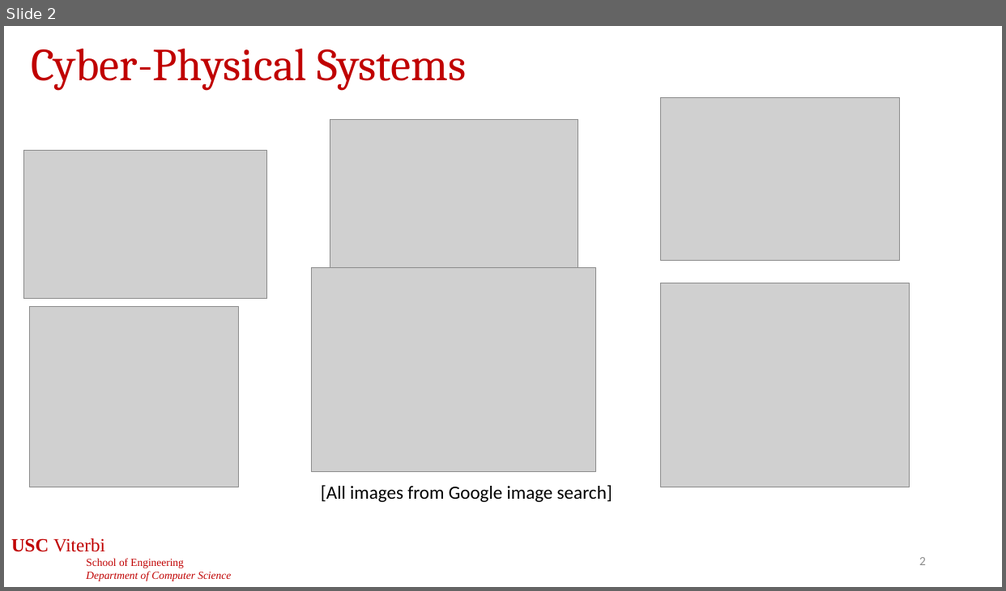
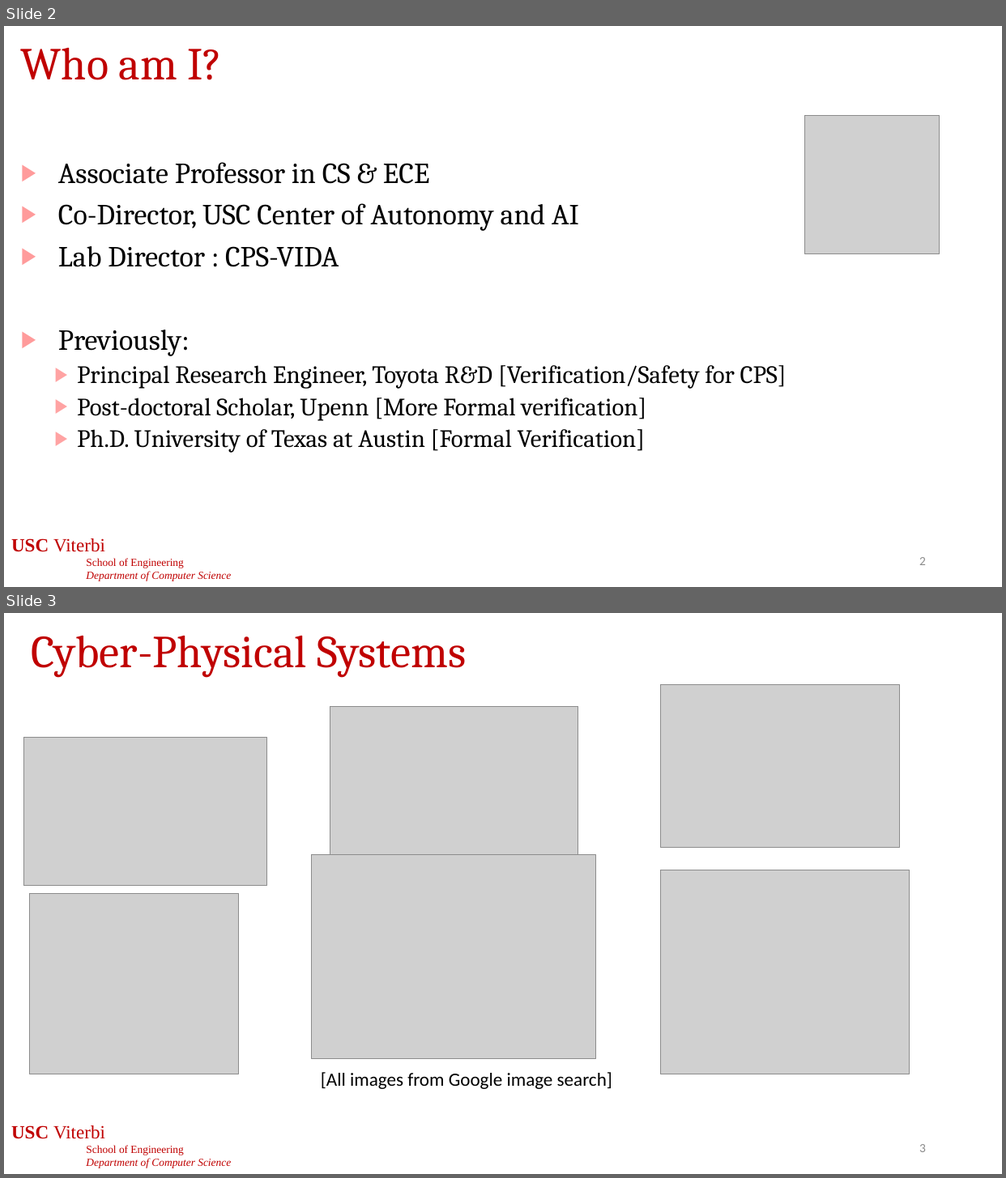
Before and after one commit to jdeshmukh/jdeshmukh.github.io, a slide deck: teaching/cs513-autocps-fall-2026/slides/1-CourseIntro.pptx. Shown one above the other, each under a label of ours: slide 2 before the commit, slides 2 and 3 after it. The pictures are 1006x591 and 1006x1178 pixels, drawn with LibreOffice and Linux fonts; fonts in the diff are those of the drawing; grey boxes stand for pictures; background and template pictures are left out. Boxes give left, top, right and bottom in pixels: in the first picture for what was removed or moved away, otherwise in the second. Text is boxed around its words. In the diff, an @@ line names an element or a change of style, - is before the commit and + after.

```diff
--- a/teaching/cs513-autocps-fall-2026/slides/1-CourseIntro.pptx
+++ b/teaching/cs513-autocps-fall-2026/slides/1-CourseIntro.pptx
@@ slide 2 added at [4, 26, 1002, 587], background #FFFFFF; not listed: 2 template elements that a slide beside it also shows @@
@@ title added at [21, 47, 223, 80], 44 pt, text #C00000 @@
+Who am I?
@@ picture added at [805, 116, 940, 254] @@
@@ text added at [58, 162, 786, 453], 24 pt, text #000000 @@
+▶ Associate Professor in CS & ECE
+▶ Co-Director, USC Center of Autonomy and AI
+▶ Lab Director : CPS-VIDA
+▶ Previously:
+  ▶ Principal Research Engineer, Toyota R&D [Verification/Safety for CPS]
+  ▶ Post-doctoral Scholar, Upenn [More Formal verification]
+  ▶ Ph.D. University of Texas at Austin [Formal Verification]
@@ page number added at [400, 548, 624, 578], 16 pt, text #FFFFFF @@
+2
@@ what was slide 2 is now slide 3 @@
@@ page number at [919, 1144, 926, 1152]: text changed @@
-2
+3
```
Also in this commit, not shown: 2 slides changed, 2 other slides added.
